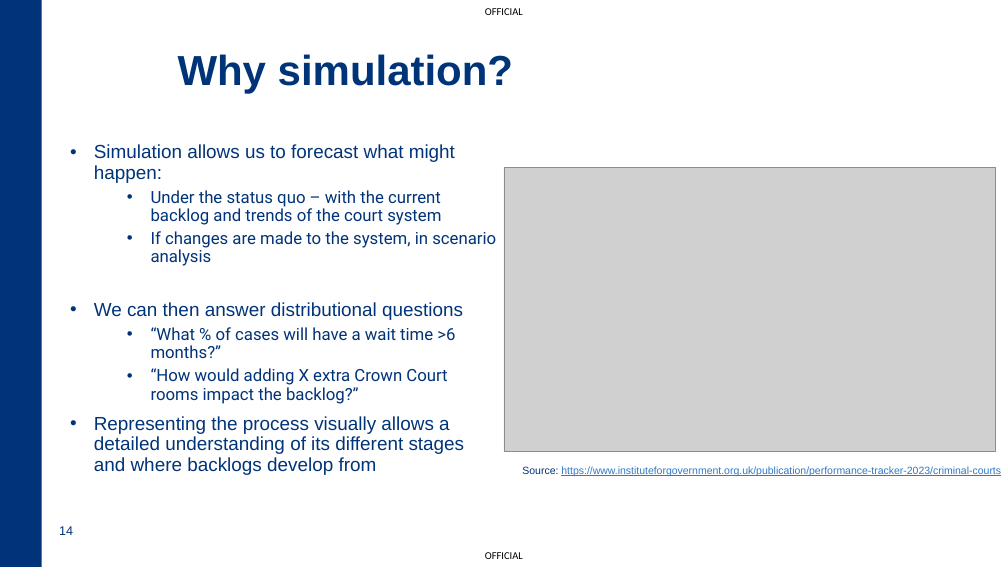
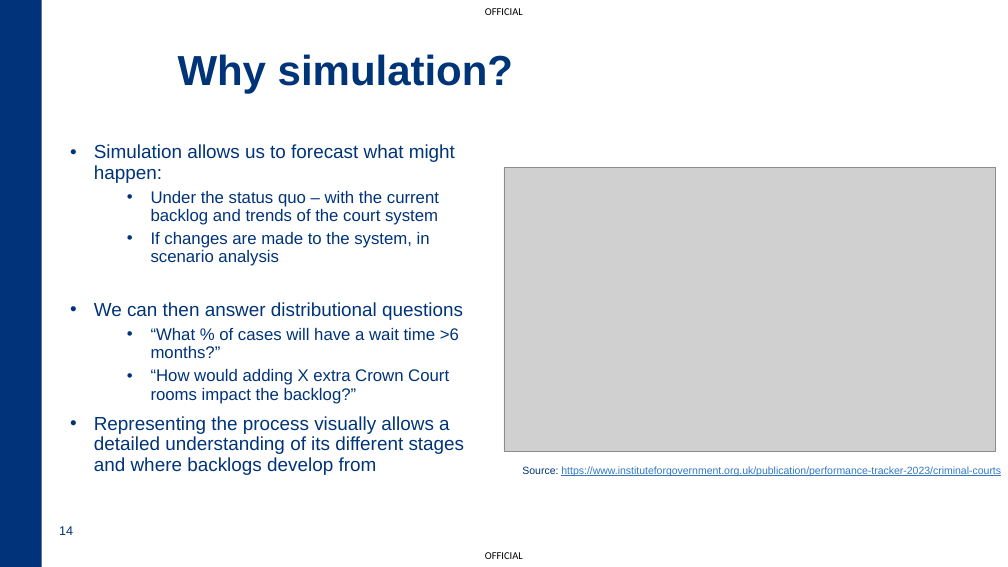
Before and after one commit to dugaldh/crown-court-simulation, a slide deck: slide 14 of slides/Simulation - GSFA Autumn Quarterly.pptx. Drawn at 1008x567 pixels with LibreOffice and Linux fonts; fonts in the diff are those of the drawing; grey boxes stand for pictures; background and template pictures are left out. Boxes give left, top, right and bottom in pixels: in the first picture for what was removed or moved away, otherwise in the second. Text is boxed around its words. In the diff, an @@ line names an element or a change of style, - is before the commit and + after.

```diff
--- a/slides/Simulation - GSFA Autumn Quarterly.pptx
+++ b/slides/Simulation - GSFA Autumn Quarterly.pptx
@@ text at <box>151,191,459,404</box>: font Roboto to Arial in "Under the status quo – with the ...", "If changes are made to the system, ...", "“What % of cases will have a ...", "“How would adding X extra Crown Court ..." @@
```
Also in this commit, not shown: 9 other slides changed, 1 slide added, 1 slide removed.
